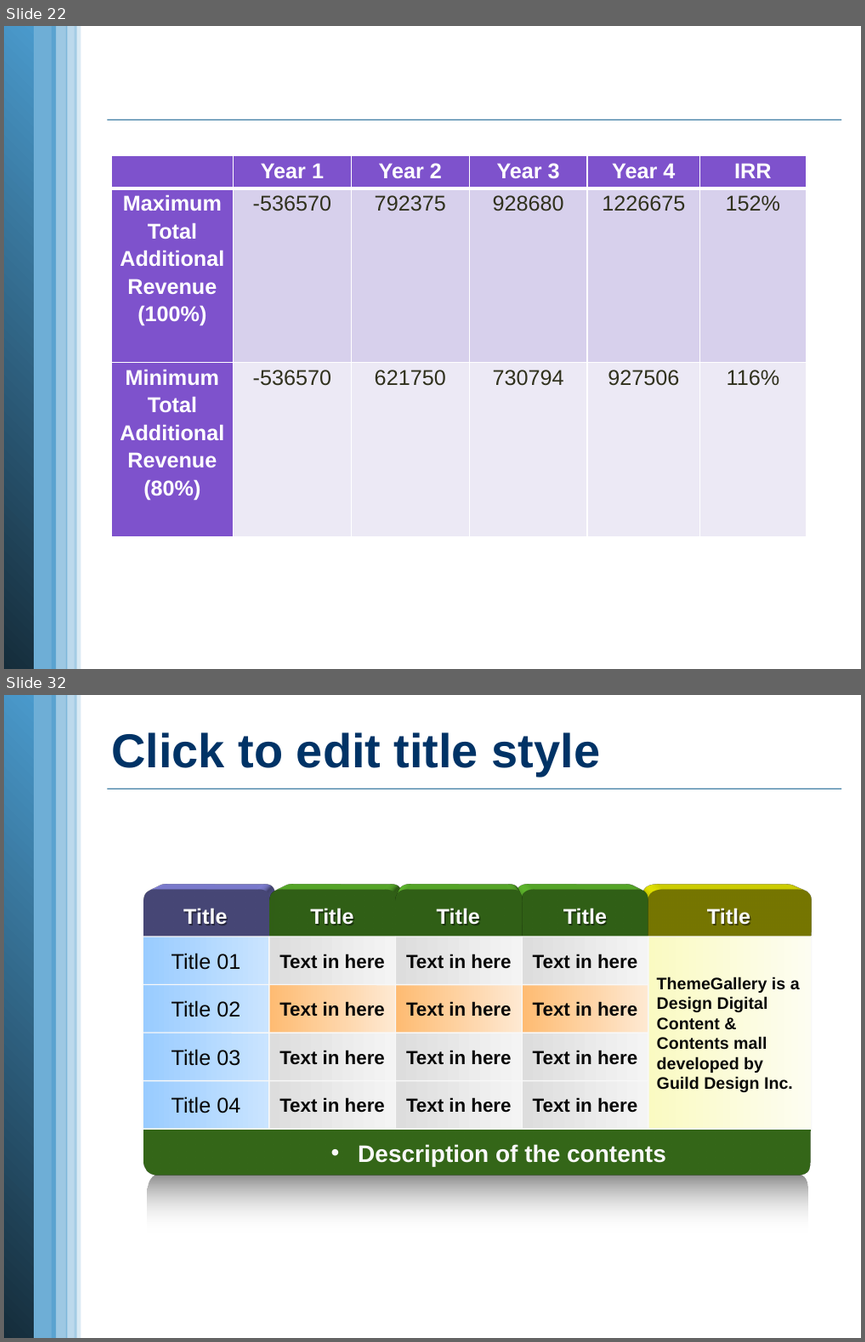
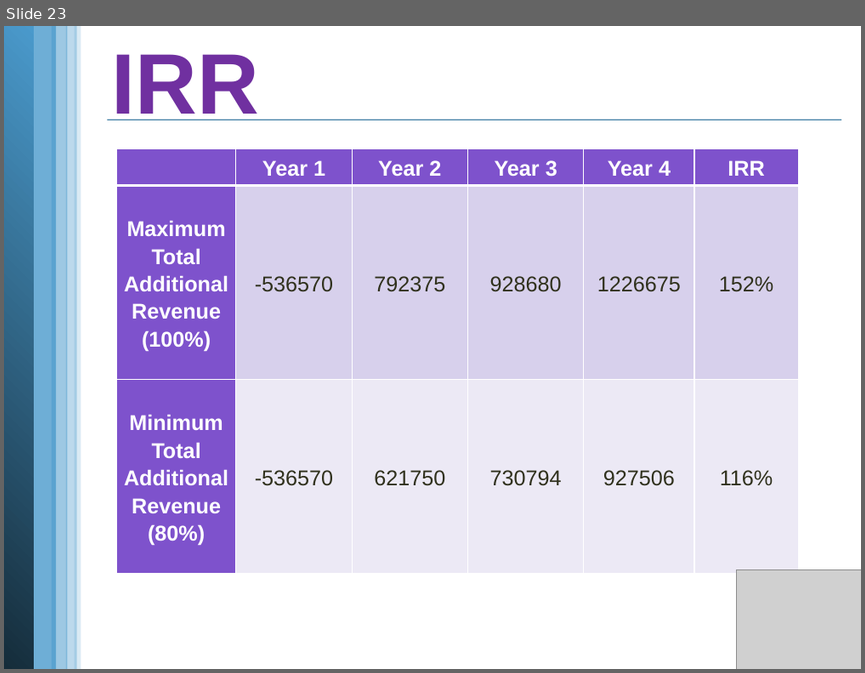
Before and after one commit to vucongthuc/hit-team-2012, a slide deck: Measurement Analysis/K15T2-Team22-Team Assignment7/K15T2-Team22-Team Assignment7.pptx. Shown one above the other, each under a label of ours: slides 22 and 32 before the commit, slide 23 after it; the slides between them are not shown. The pictures are 865x1342 and 865x673 pixels, drawn with LibreOffice and Linux fonts; fonts in the diff are those of the drawing; grey boxes stand for pictures; background and template pictures are left out. Boxes give left, top, right and bottom in pixels: in the first picture for what was removed or moved away, otherwise in the second. Text is boxed around its words. In the diff, an @@ line names an element or a change of style, - is before the commit and + after.

```diff
--- a/Measurement Analysis/K15T2-Team22-Team Assignment7/K15T2-Team22-Team Assignment7.pptx
+++ b/Measurement Analysis/K15T2-Team22-Team Assignment7/K15T2-Team22-Team Assignment7.pptx
@@ slide 32 removed at (x1=4, y1=695, x2=861, y2=1338), background #FFFFFF; not listed: 6 template elements that a slide beside it also shows @@
@@ title removed at (x1=111, y1=732, x2=601, y2=776) @@
-Click to edit title style
@@ freeform shape removed at (x1=143, y1=890, x2=269, y2=939) @@
@@ freeform shape removed at (x1=269, y1=890, x2=397, y2=939) @@
@@ freeform shape removed at (x1=396, y1=890, x2=522, y2=939) @@
@@ freeform shape removed at (x1=522, y1=890, x2=648, y2=939) @@
@@ freeform shape removed at (x1=648, y1=890, x2=812, y2=939) @@
@@ text removed at (x1=183, y1=907, x2=227, y2=925) @@
-Title
@@ text removed at (x1=310, y1=907, x2=353, y2=925) @@
-Title
@@ text removed at (x1=437, y1=907, x2=480, y2=925) @@
-Title
@@ text removed at (x1=563, y1=907, x2=607, y2=925) @@
-Title
@@ text removed at (x1=707, y1=907, x2=750, y2=925) @@
-Title
@@ group removed at (x1=143, y1=936, x2=812, y2=1129): 15 rectangles, 11 lines, 2 texts @@
-Text in here
-Text in here
-Text in here
-Title 04
-Text in here
-Text in here
-Text in here
-Title 03
-Text in here
-Text in here
-Text in here
-Title 02
-ThemeGallery is a Design Digital Content & Contents mall developed by Guild Design Inc.
-Text in here
-Text in here
-Text in here
-Title 01
@@ freeform shape removed at (x1=143, y1=1126, x2=811, y2=1175) @@
@@ text removed at (x1=358, y1=1144, x2=666, y2=1166) @@
-• Description of the contents
@@ freeform shape removed at (x1=148, y1=1172, x2=808, y2=1232) @@
@@ what was slide 22 is now slide 23 @@
@@ slide 23 changed as well @@
@@ title added at (x1=111, y1=54, x2=258, y2=120), 72 pt, text #7030A0, bold @@
+IRR
@@ table at (x1=116, y1=148, x2=796, y2=573) @@
@@ more space between paragraphs @@
@@ table resized from (x1=111, y1=155, x2=806, y2=537) to (x1=116, y1=148, x2=796, y2=573) @@
@@ picture added at (x1=737, y1=569, x2=861, y2=669) @@
```
Also in this commit, not shown: 16 other slides changed, 1 slide added, 23 other slides removed.
